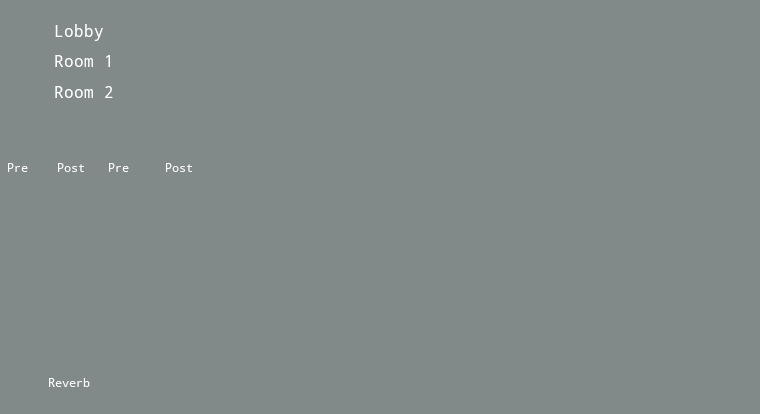
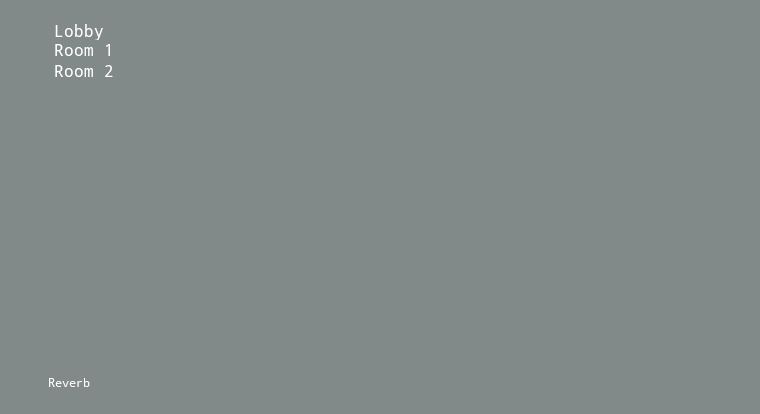
Comparing the layer stacks of the two 760 x 414 images. Changes:
painted on "Background" over [8, 40, 192, 387]
